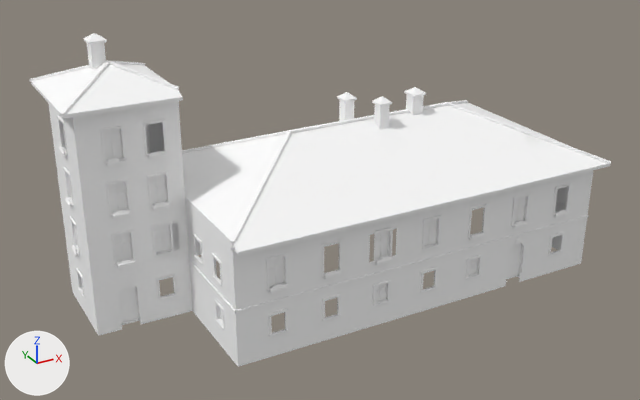
The glTF model games/yorimichi/assets/belmonte/meshes/SM_BM_BE_2_Villa.glb, before and after one commit.
Camera for both pictures: a 50 mm camera at (-37.3, -24.3, 28.5) aimed at (-12.2, 21.3, 5.7). The axes (+X, +Y, +Z) are drawn at lower left. The lights are the same throughout. The picture after the commit comes second. Vertices at exactly the same position are counted once.

Objects in the first picture: 'SM_BM_BE_2_Villa'.
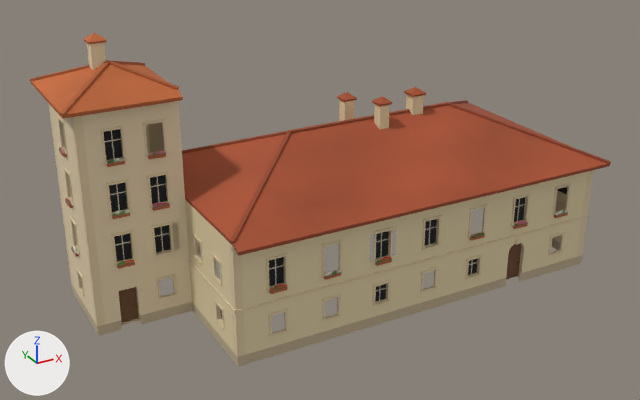
What differs and where, as boxes [x1, y1, x2, y2] in the pictures (640 x 400 px):
part 1 of me_sm_be_2_villa, recoloured (white to beige): [29, 33, 611, 367] in both

The edits, one by one:
me_sm_be_2_villa has 6318 vertices, 8777 faces and spans x -27.8..5.8, y 14.2..29.8, z -0.3..17.0.
me_sm_be_2_villa is used by ob_sm_bm_be_2_villa; location (0.0, 0.0, 0.0).
me_sm_be_2_villa part 1: 8777 faces centred in x -27.7..5.7, y 14.3..29.7, z -0.2..16.8 are repainted in the vertex colours; the middle colour goes from white #ffffff to beige #dec9a3.
